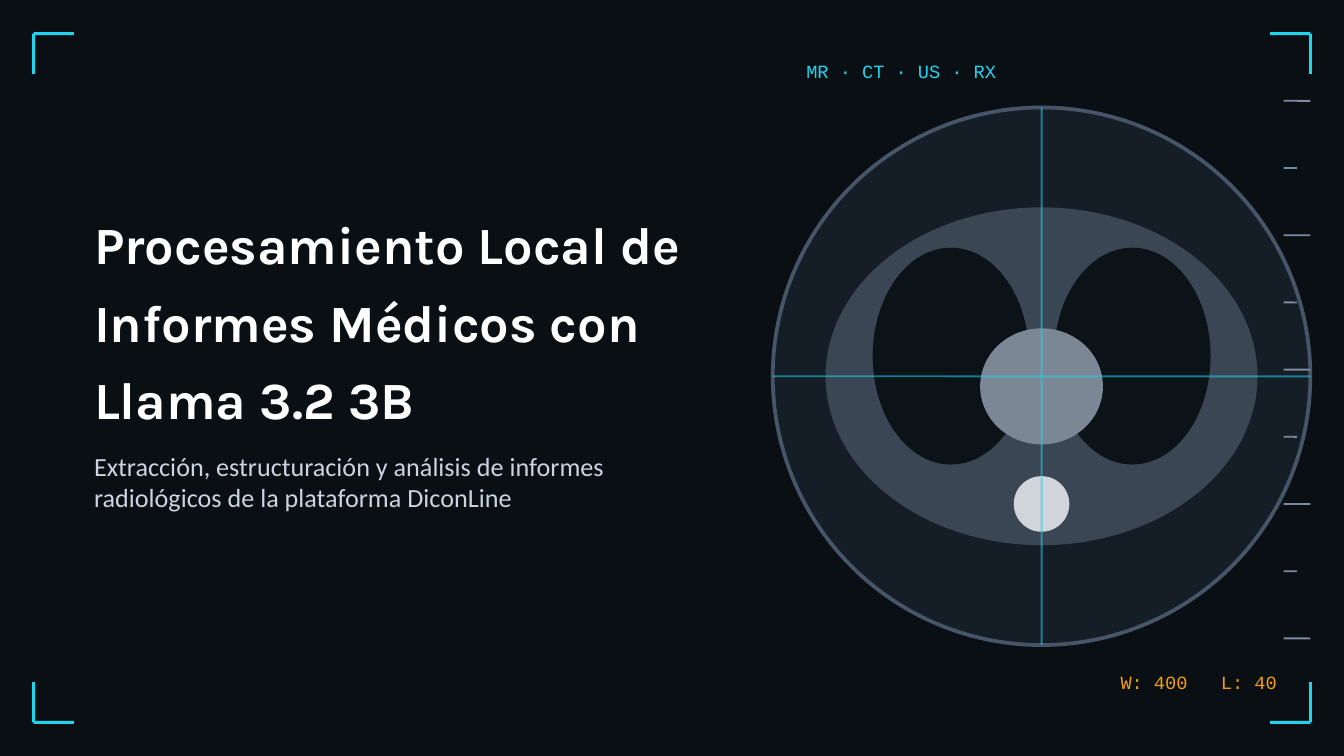
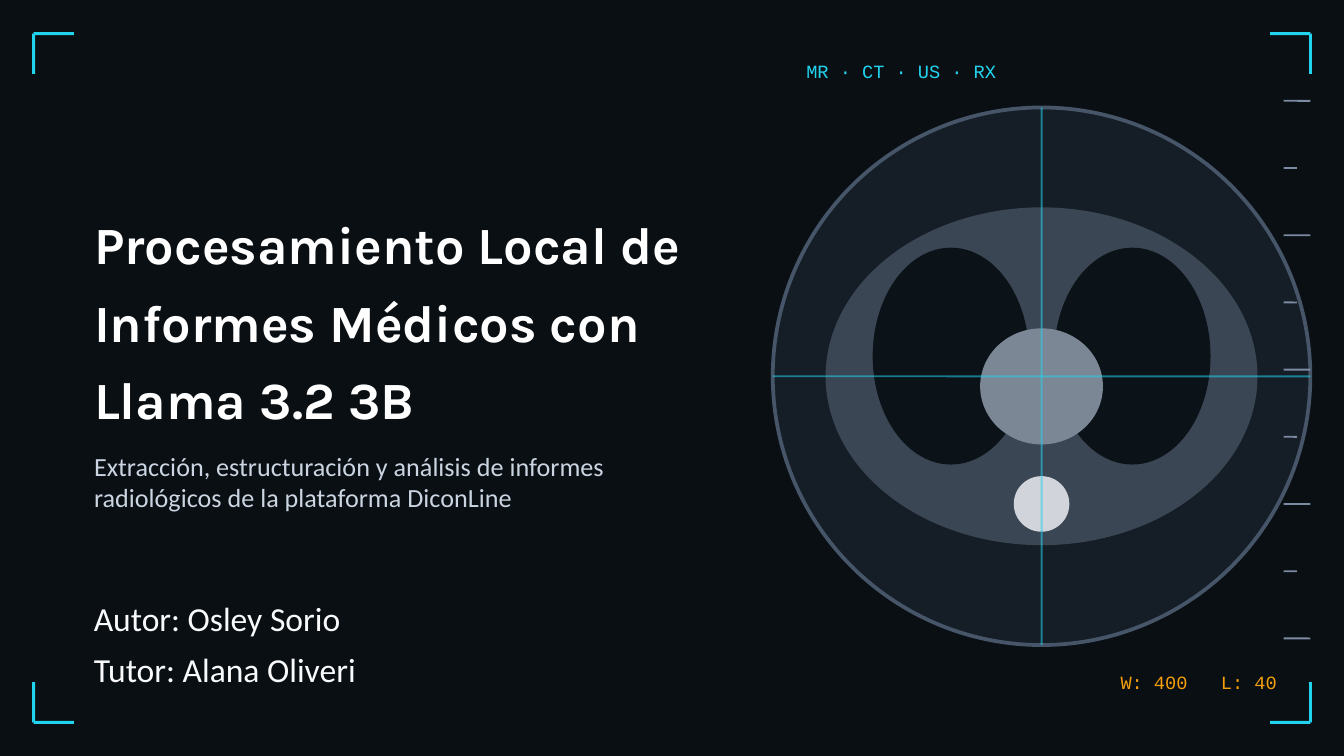
Before and after one commit to osleysorio/itacedemy_repo1_osley, a slide deck: slide 2 of sprint 13/Informe_Llama32_Ollama.pptx (slide 3 before the commit). Drawn at 1344x756 pixels with LibreOffice and Linux fonts; fonts in the diff are those of the drawing. Boxes give left, top, right and bottom in pixels: in the first picture for what was removed or moved away, otherwise in the second. Text is boxed around its words. In the diff, an @@ line names an element or a change of style, - is before the commit and + after.

```diff
--- a/sprint 13/Informe_Llama32_Ollama.pptx
+++ b/sprint 13/Informe_Llama32_Ollama.pptx
@@ text added at (94, 607, 340, 637), 18 pt, text #F8FAFC @@
+Autor: Osley Sorio
@@ text added at (94, 658, 356, 683), 18 pt, text #F8FAFC @@
+Tutor: Alana Oliveri
```
Also in this commit, not shown: 18 other slides changed, 25 slides added, 14 slides removed, 1 other file.
